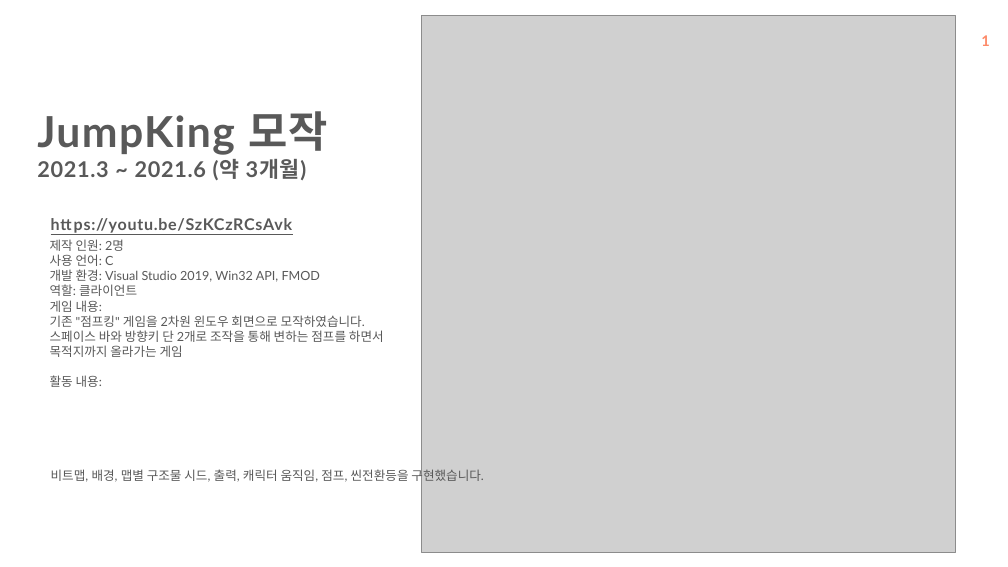
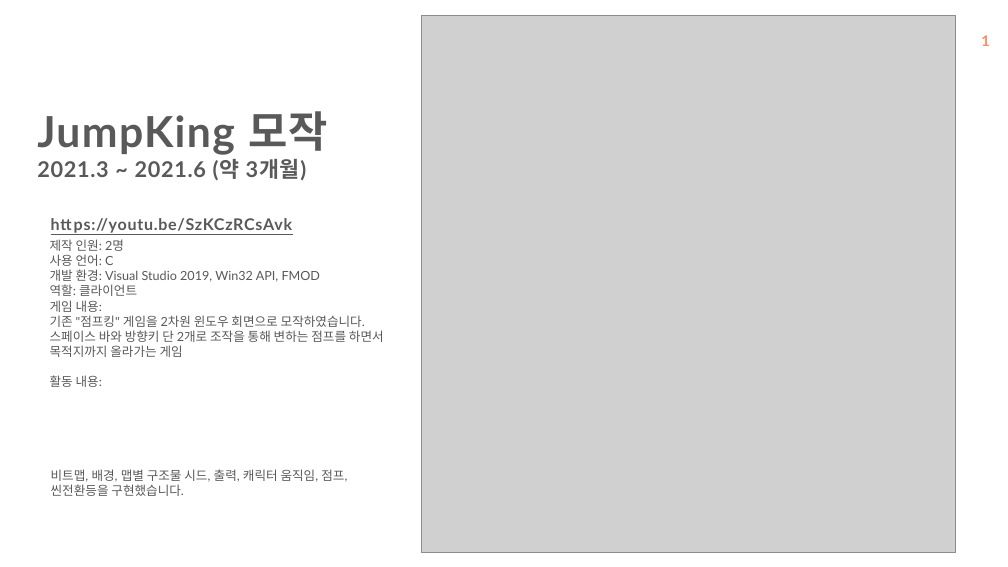
Before and after one commit to Leesiw/StarGiant, a slide deck: slide 6 of 포트폴리오/최유진 포트폴리오2.pptx. Drawn at 1008x567 pixels with LibreOffice and Linux fonts; fonts in the diff are those of the drawing; grey boxes stand for pictures; background and template pictures are left out. Boxes give left, top, right and bottom in pixels: in the first picture for what was removed or moved away, otherwise in the second. Text is boxed around its words. In the diff, an @@ line names an element or a change of style, - is before the commit and + after.

```diff
--- a/포트폴리오/최유진 포트폴리오2.pptx
+++ b/포트폴리오/최유진 포트폴리오2.pptx
@@ text "비트맵, 배경, 맵별 구조물 시드, ..." rewrapped from (51,467,484,484) to (51,469,347,496) @@
```
Also in this commit, not shown: 5 other slides changed, 1 other file.
